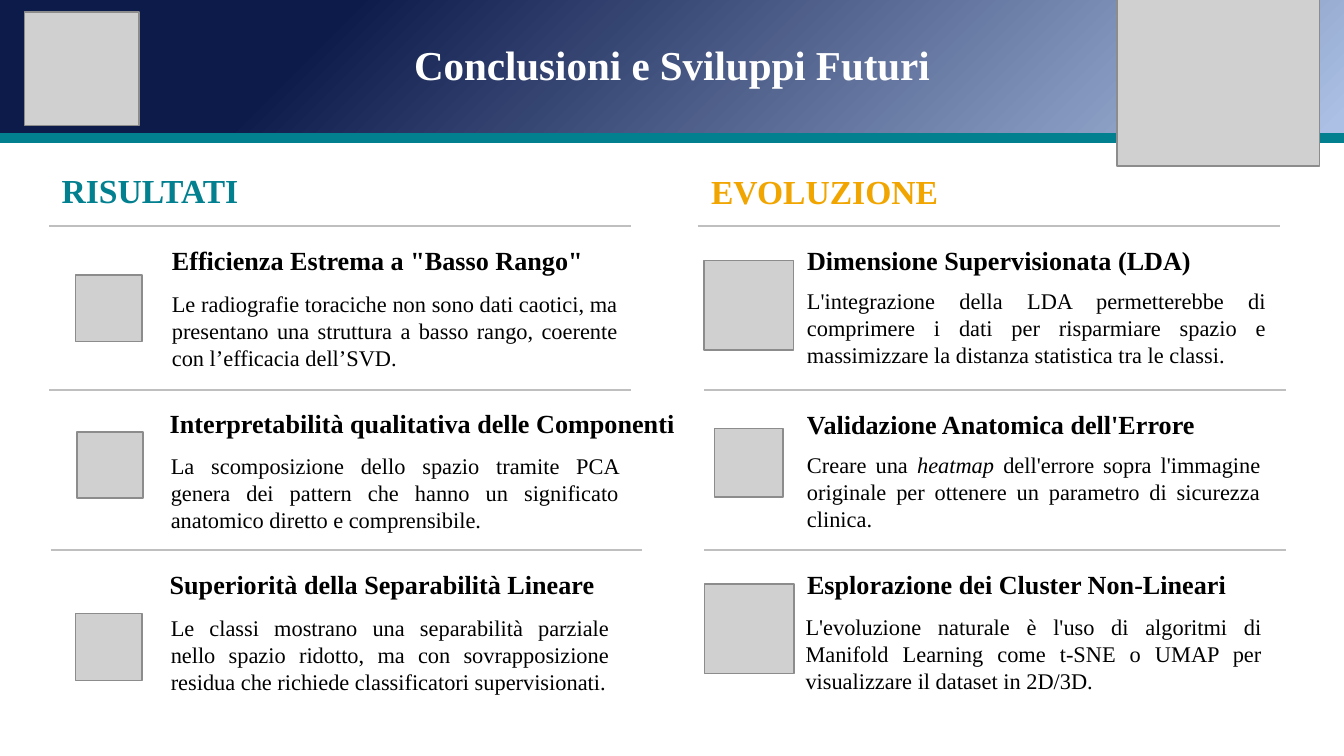
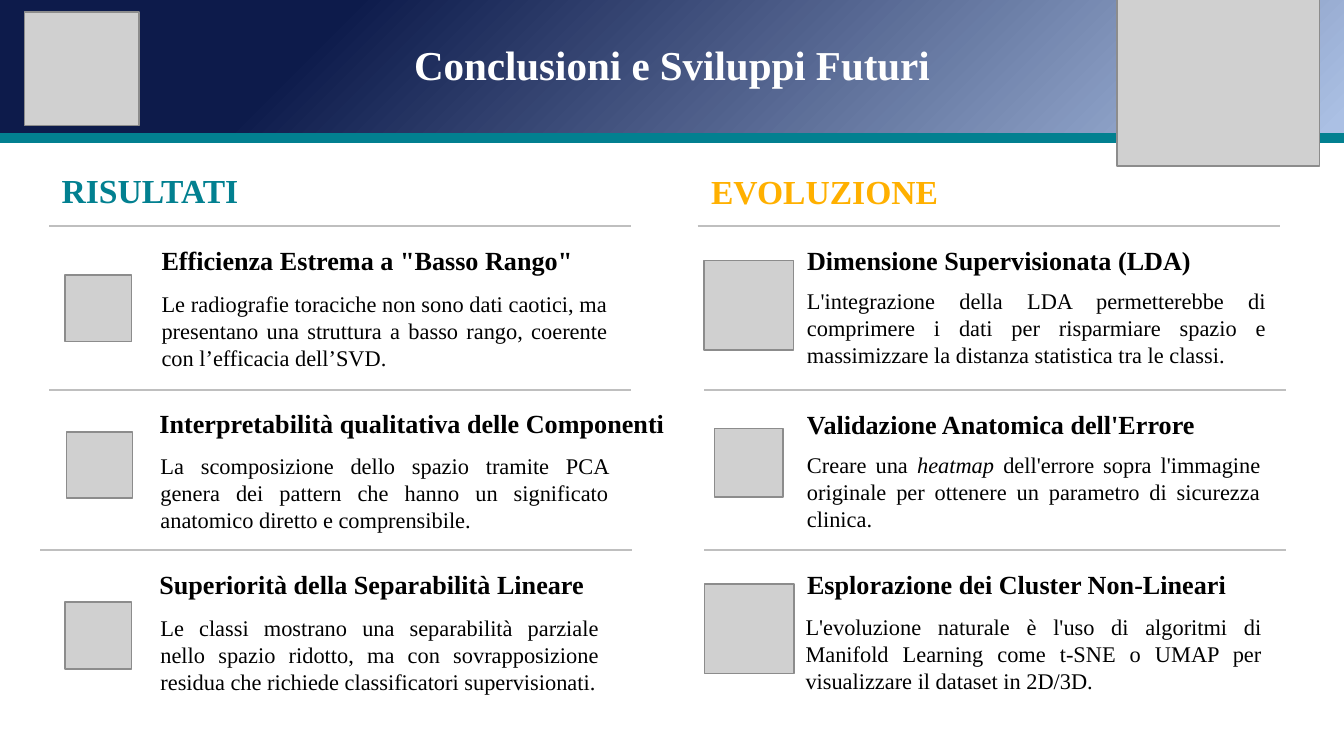
Before and after one commit to andreapatruno1/Image-Compression-and-Analysis, a slide deck: slide 21 of docs/SVD e PCA per l'analisi di immagini mediche.pptx. Drawn at 1344x756 pixels with LibreOffice and Linux fonts; fonts in the diff are those of the drawing; grey boxes stand for pictures. Boxes give left, top, right and bottom in pixels: in the first picture for what was removed or moved away, otherwise in the second. Text is boxed around its words. In the diff, an @@ line names an element or a change of style, - is before the commit and + after.

```diff
--- a/docs/SVD e PCA per l'analisi di immagini mediche.pptx
+++ b/docs/SVD e PCA per l'analisi di immagini mediche.pptx
@@ text "EVOLUZIONE" at <box>711,181,938,205</box>: text colour #F0A500 to #FFB000 @@
@@ 6 texts, 2 pictures, 1 line: place and size @@
-6 texts, 2 pictures, 1 line at <box>51,251,674,695</box>
+6 texts, 2 pictures, 1 line at <box>40,251,664,695</box>
@@ picture: place and size @@
-picture at <box>75,614,142,681</box>
+picture at <box>65,602,132,669</box>
```
Also in this commit, not shown: 10 other slides changed.
